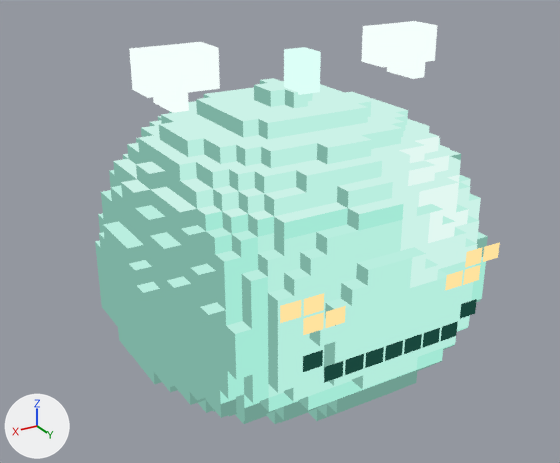
What one commit did to the glTF model assets/models/creatures/slime_anemo_large/slime_anemo_large.glb.
Rendered twice from a camera (50 mm lens) standing at (2.02, 3.26, 2.37) and looking at (0.08, 0.03, 0.75). Lighting does not change. The marker at lower left points along +X, +Y and +Z. The older version comes first. Where no turn or scale is listed for an object, it has been applied to the vertices. Vertices at exactly the same position are counted once.

In view in the first picture: 'ElementDetails', 'FaceExpression', 'Shell'.
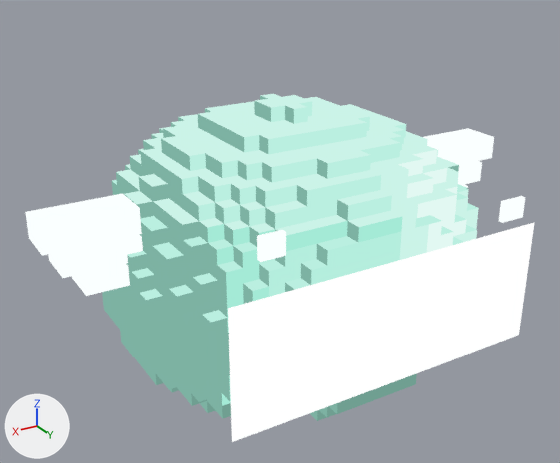
ob_bodypivot is not drawn itself; it is the parent of ob_elementdetails.

Where the newer file only moved an object's origin or applied its transform, the numbers keep the older frame.

What differs and where, as boxes [x1, y1, x2, y2] in the pictures (560 x 463 px; the box of a moved part takes in the faces that stretch with it):
'Shell', rescaled: before [95, 78, 488, 424]; after [102, 94, 479, 421]
'Face', added: after [228, 222, 535, 442]
'ElementDetails', reshaped, moved (62% wider, 82% taller): before [129, 21, 438, 113]; after [25, 128, 525, 296]
'FaceExpression', deleted: before [280, 242, 500, 383]
    faces in mat_facedark: [303, 299, 477, 383]
    faces in mat_facelight: [280, 242, 500, 335]
part 1 of me_slime_anemo_large_body, moved or reshaped: before [95, 78, 488, 424]; after [102, 94, 479, 419]
part 2 of me_slime_anemo_large_accessories, added: after [423, 128, 494, 165]
part 3 of me_slime_anemo_large_accessories, added: after [458, 161, 482, 185]
part 4 of me_slime_anemo_large_accessories, added: after [25, 194, 142, 256]
part 5 of me_slime_anemo_large_accessories, added: after [48, 235, 143, 278]
part 6 of me_slime_anemo_large_accessories, added: after [72, 264, 130, 296]
part 7 of me_slime_anemo_large_accessories, added: after [257, 230, 286, 262]
part 8 of me_slime_anemo_large_accessories, added: after [499, 196, 525, 223]
part 9 of me_slime_anemo_large_accessories, deleted: before [284, 47, 321, 95]
part 10 of me_slime_anemo_large_accessories, deleted: before [129, 42, 220, 98]
part 11 of me_slime_anemo_large_accessories, deleted: before [387, 23, 428, 79]
part 12 of me_slime_anemo_large_accessories, deleted: before [361, 21, 438, 67]
part 13 of me_slime_anemo_large_accessories, deleted: before [152, 45, 189, 113]

The change, as a list of edits to the scene's bpy script:
```text
Add mat_slimeface:
    mat_slimeface = bpy.data.materials.new('SlimeFace')
    # nodes: BsdfTransparent, Emission, LightPath, MixShader, OutputMaterial, VertexColor
Change me_slime_anemo_large_body:
    used by ob_shell; location = (0.0, 0.0, 0.759)
    remove me_slime_anemo_large_body.from_pydata(...)  # 2434 vertices, 4864 faces; spans x -0.96..0.96, y -0.9..0.9, z -0.76..0.76
    add me_slime_anemo_large_body.from_pydata(...)  # 2434 vertices, 4864 faces; spans x -0.95..0.95, y -0.9..0.9, z -0.76..0.68
    me_slime_anemo_large_body part 1: the whole mesh is scaled about its middle by (0.989, 1, 0.948), then moved by (0.0, 0.0, -0.04)
Change me_slime_anemo_large_accessories:
    used by ob_elementdetails; parent = ob_bodypivot; location = (0.0, 0.0, 0.0)
    remove me_slime_anemo_large_accessories.from_pydata(...)  # 40 vertices, 60 faces; spans x -0.81..0.81, y -0.04..0.18, z 0.75..1.0
    remove me_slime_anemo_large_accessories.materials.append(mat_elementpale)
    add me_slime_anemo_large_accessories.from_pydata(...)  # 64 vertices, 96 faces; spans x -1.33..1.33, y -0.09..0.93, z -0.01..0.48
    me_slime_anemo_large_accessories part 2: a new loose piece, a box spanning x -1.33..-0.87, y -0.09..0.13, z 0.23..0.36, in mat_elementwhite
    me_slime_anemo_large_accessories part 3: a new loose piece, a box spanning x -1.25..-0.87, y -0.09..0.13, z 0.1..0.22, in mat_elementwhite
    me_slime_anemo_large_accessories part 4: a new loose piece, a box spanning x 0.87..1.33, y -0.09..0.13, z 0.23..0.36, in mat_elementwhite
    me_slime_anemo_large_accessories part 5: a new loose piece, a box spanning x 0.87..1.25, y -0.09..0.13, z 0.1..0.22, in mat_elementwhite
    me_slime_anemo_large_accessories part 6: a new loose piece, a box spanning x 0.87..1.16, y -0.09..0.13, z -0.01..0.09, in mat_elementwhite
    me_slime_anemo_large_accessories part 7: a new loose piece, a box spanning x 0.589..0.703, y 0.905..0.93, z 0.374..0.475, in mat_elementwhite
    me_slime_anemo_large_accessories part 8: a new loose piece, a box spanning x -0.722..-0.589, y 0.905..0.93, z 0.259..0.36, in mat_elementwhite
    me_slime_anemo_large_accessories part 9: the loose piece of 8 vertices spanning x -0.06..0.06, y 0.04..0.18, z 0.75..0.94 is deleted
    me_slime_anemo_large_accessories part 10: the loose piece of 8 vertices spanning x 0.46..0.81, y -0.04..0.14, z 0.82..1.0 is deleted
    me_slime_anemo_large_accessories part 11: the loose piece of 8 vertices spanning x -0.71..-0.63, y -0.04..0.18, z 0.75..1.0 is deleted
    me_slime_anemo_large_accessories part 12: the loose piece of 8 vertices spanning x -0.81..-0.46, y -0.04..0.14, z 0.82..1.0 is deleted
    me_slime_anemo_large_accessories part 13: the loose piece of 8 vertices spanning x 0.63..0.71, y -0.04..0.18, z 0.75..1.0 is deleted
    other edits to the shape of me_slime_anemo_large_accessories do not show in these pictures
Add me_slime_anemo_large_face_1:
    me_slime_anemo_large_face_1.from_pydata(...)  # 4 vertices, 2 faces; spans x -0.84..0.84, y 0.91, z -0.43..0.2
    me_slime_anemo_large_face_1.materials.append(mat_slimeface)
Change ob_bodypivot:
    ob_bodypivot.location: (0.0, 0.0, 0.759) -> (0.0, 0.0, 0.719)
Remove ob_faceexpression:
    ob_faceexpression = bpy.data.objects.new('FaceExpression', me_slime_anemo_large_face)
    ob_faceexpression.location = (0.0, 0.0, 0.759)
Add ob_face:
    ob_face = bpy.data.objects.new('Face', me_slime_anemo_large_face_1)
    ob_face.location = (0.0, 0.0, 0.719)
```
